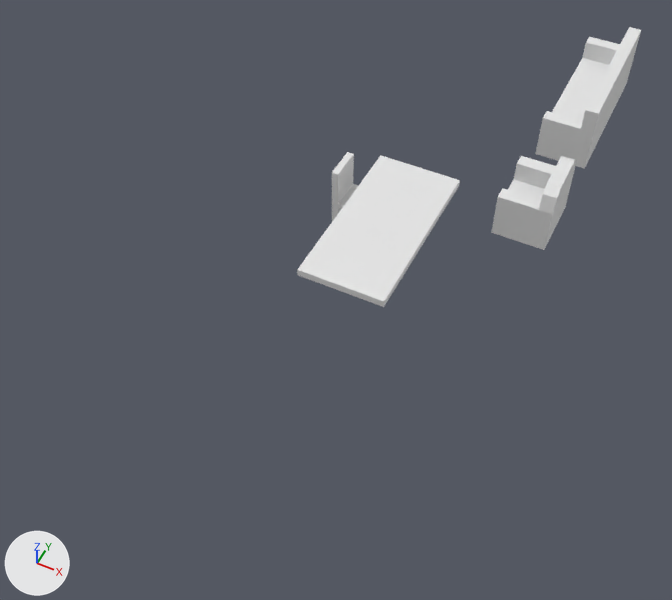
The FBX model Assets/Models/Props/Caffeteria.fbx as it was, and as the next commit left it.
Both versions are drawn from a 50 mm lens placed at (6.9, -16.5, 19.0), pointed at (-0.9, -0.9, -0.6). Arrows for +X, +Y and +Z are at lower left; the lights stay in place. Materials are left out; every surface is plain grey. Where no turn or scale is listed for an object, it has been applied to the vertices.

Names of what the first picture shows: 'Chair', 'Couch', 'DoubleCouch', 'Table'.
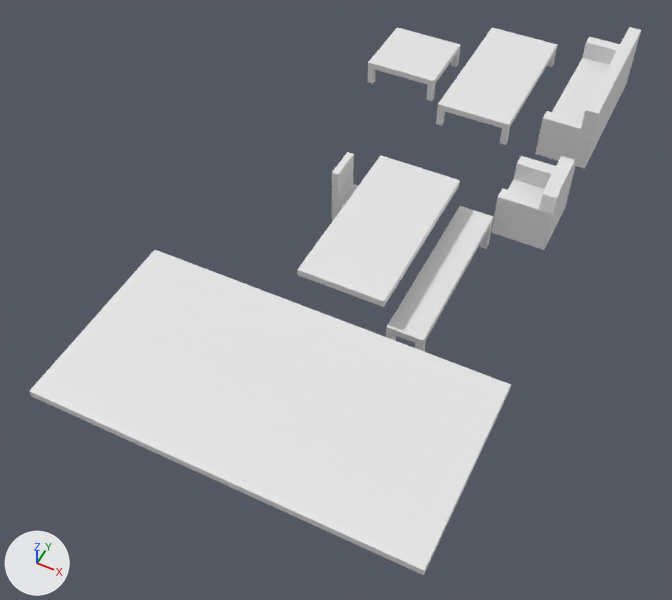
Boxes (x1, y1, x2, y2) around the edits, measured in the pictures (672 x 600 px):
'LargeTable', added
    after: (29, 250, 511, 575)
'Bench', added
    after: (386, 206, 493, 352)
'NiceTable_Glass', added
    after: (446, 32, 550, 119)
'NiceTable', added
    after: (436, 28, 558, 145)
'SideTable_Glass', added
    after: (376, 32, 453, 76)
'SideTable', added
    after: (367, 28, 460, 101)

The change, as a list of edits to the scene's bpy script:
```text
Add me_cube_007:
    me_cube_007.from_pydata(...)  # 16 vertices, 14 faces; spans x -4.8..4.8, y -2.5..2.5, z 0.0..2.0
Add me_cube_006:
    me_cube_006.from_pydata([(-1.0, -2.3, 0.6), (-1.0, -2.3, 0.8), (-1.0, 2.3, 0.6), (-1.0, 2.3, 0.8), (1.0, -2.3, 0.6), (1.0, -2.3, 0.8), (1.0, 2.3, 0.6), (1.0, 2.3, 0.8)], [], [(2, 6, 4, 0), (7, 3, 1, 5)])
Add me_sidetable:
    me_sidetable.from_pydata(...)  # 48 vertices, 44 faces; spans x -1.2..1.2, y -1.3..1.1, z 0.0..0.8
Add me_nicetable:
    me_nicetable.from_pydata(...)  # 48 vertices, 44 faces; spans x -1.2..1.2, y -2.4..2.6, z 0.0..0.8
Add me_cube_001_1:
    me_cube_001_1.from_pydata([(-1.0, -1.2, 0.6), (-1.0, -1.2, 0.8), (-1.0, 0.8, 0.6), (-1.0, 0.8, 0.8), (1.0, -1.2, 0.6), (1.0, -1.2, 0.8), (1.0, 0.8, 0.6), (1.0, 0.8, 0.8)], [], [(2, 6, 4, 0), (7, 3, 1, 5)])
Add me_nicetable_001:
    me_nicetable_001.from_pydata(...)  # 36 vertices, 34 faces; spans x -0.5..0.5, y -2.4..2.6, z 0.0..1.1
Add ob_largetable:
    ob_largetable = bpy.data.objects.new('LargeTable', me_cube_007)
    ob_largetable.location = (0.0, -6.0, 0.0)
Add ob_nicetable_glass:
    ob_nicetable_glass = bpy.data.objects.new('NiceTable_Glass', me_cube_006)
    ob_nicetable_glass.location = (0.0, 9.5, 0.0)
Add ob_sidetable:
    ob_sidetable = bpy.data.objects.new('SideTable', me_sidetable)
    ob_sidetable.location = (-3.0, 9.4, 0.0)
Add ob_nicetable:
    ob_nicetable = bpy.data.objects.new('NiceTable', me_nicetable)
    ob_nicetable.location = (0.0, 9.4, 0.0)
Add ob_sidetable_glass:
    ob_sidetable_glass = bpy.data.objects.new('SideTable_Glass', me_cube_001_1)
    ob_sidetable_glass.location = (-3.0, 9.5, 0.0)
Add ob_bench:
    ob_bench = bpy.data.objects.new('Bench', me_nicetable_001)
    ob_bench.location = (1.8, -0.1, 0.0)
```
